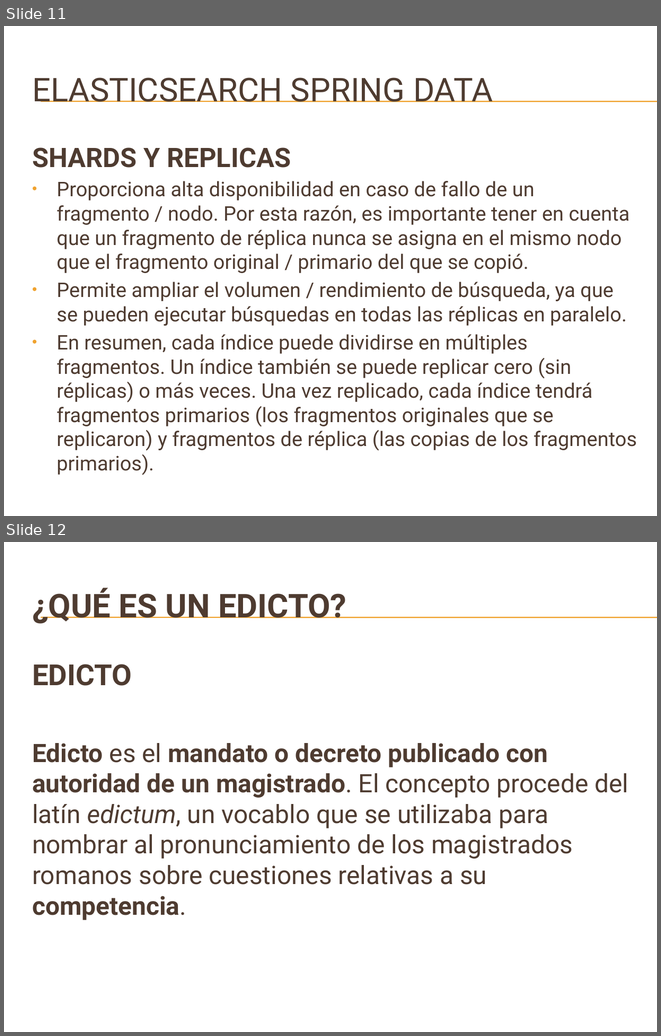
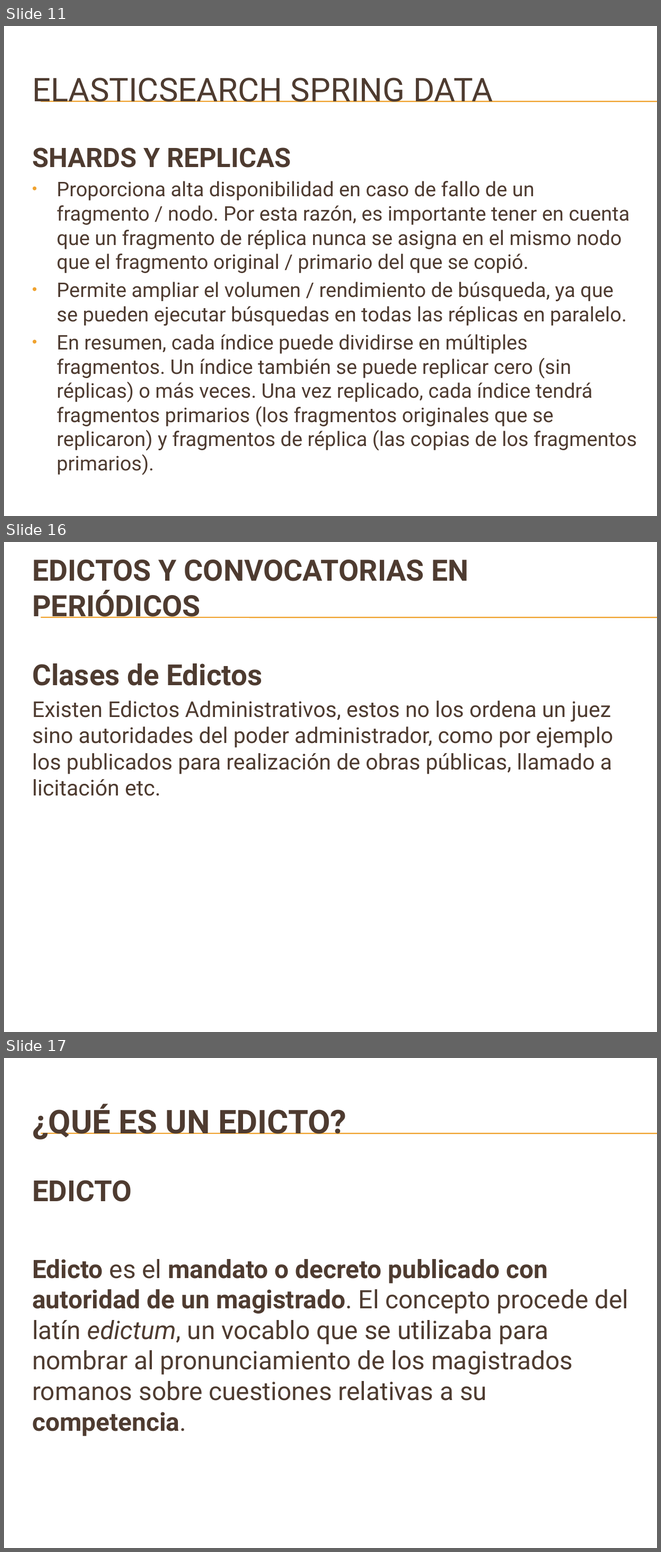
Before and after one commit to danielrpg/searchEngineAPI, a slide deck: document/LOGICA_DE_NEGOCIOS.pptx. Shown one above the other, each under a label of ours: slides 11 and 12 before the commit, slides 11, 16 and 17 after it; the slides between them are not shown. The pictures are 661x1036 and 661x1552 pixels, drawn with LibreOffice and Linux fonts; fonts in the diff are those of the drawing; background and template pictures are left out. Boxes give left, top, right and bottom in pixels: in the first picture for what was removed or moved away, otherwise in the second. Text is boxed around its words. In the diff, an @@ line names an element or a change of style, - is before the commit and + after.

```diff
--- a/document/LOGICA_DE_NEGOCIOS.pptx
+++ b/document/LOGICA_DE_NEGOCIOS.pptx
@@ slide 16 added at [4, 542, 657, 1032], background picture (left out); not listed: 2 template elements that a slide beside it also shows @@
@@ title added at [32, 559, 469, 618], 32.4 pt, text #4E3B30, bold @@
+EDICTOS Y CONVOCATORIAS EN PERIÓDICOS
@@ text added at [32, 663, 614, 796], 24 pt, text #4E3B30 @@
+Clases de Edictos
+Existen Edictos Administrativos, estos no los ordena un juez sino autoridades del poder administrador, como por ejemplo los publicados para realización de obras públicas, llamado a licitación etc.
@@ what was slide 12 is now slide 17 @@
```
Also in this commit, not shown: 1 slide changed, 4 other slides added, 2 other files.
